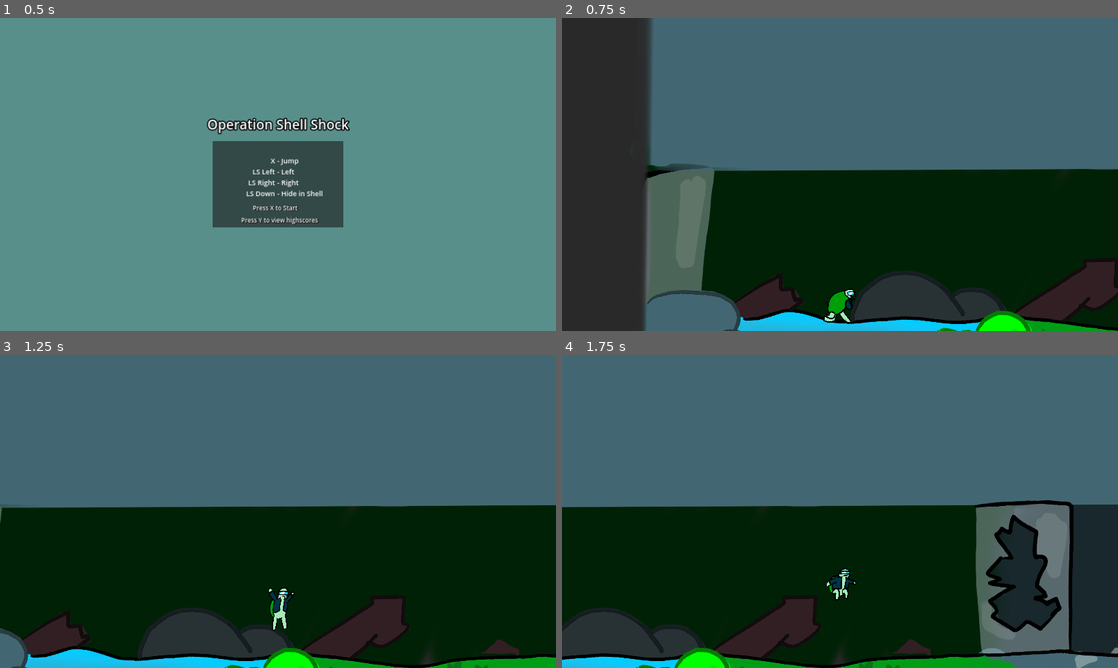
Above: before the commit, frames 1-4 (two rows, left to right).
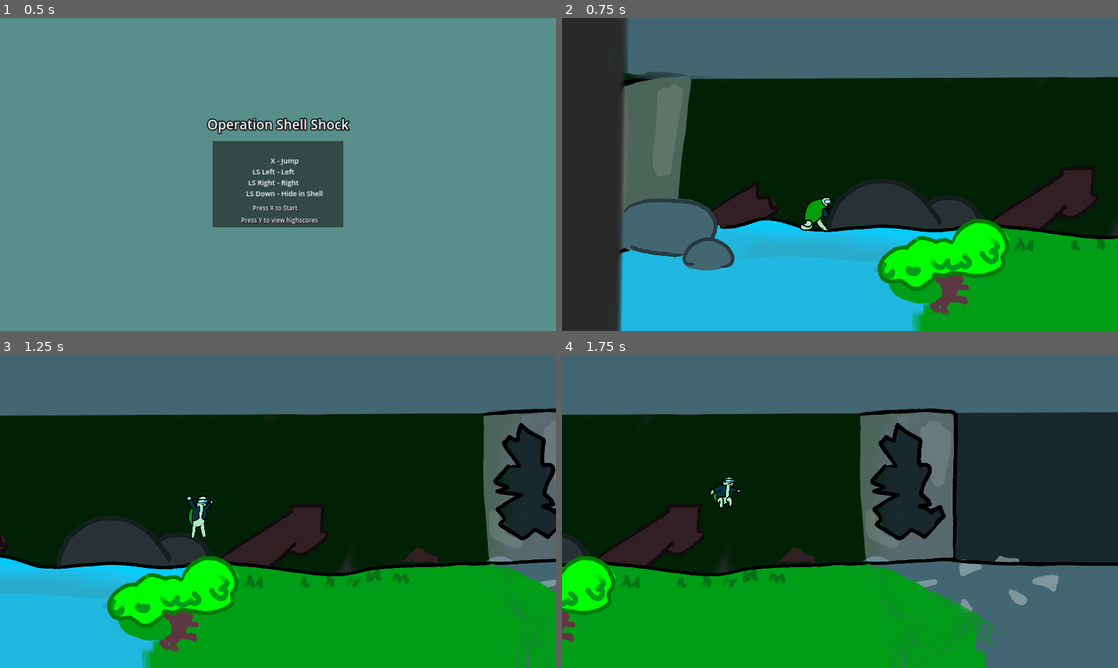
Above: after the commit, the same moments.

Repository: isterkvarn/operation_shell_shock
Game: Godot game, scene res://menus/main_menu/main_menu.tscn
Two runs of this game, one before a commit and one after it. Both use one fixed random seed, a clock stepped at 60 frames per second and the inputs below.
Inputs:
- Up to frame 1 (0.5 s): no input
- Up to frame 2 (0.75 s): tap X (start) at 0.5 s; hold D (ss_right) from 0.53 s (still down); tap Y (highscores) at 0.6 s
- Up to frame 3 (1.25 s): keep holding D (ss_right); tap W (ss_jump) at 0.77 s
- Up to frame 4 (1.75 s): keep holding D (ss_right); tap X (start) at 1.35 s; tap W (ss_jump) at 1.52 s

Frame 1 is identical in both runs. In frame 2, 64% of the frame differs, in the area x 10-100%, y 0-100%; in frame 3, 68%, in the area x 0-100%, y 16-100%; in frame 4, 67%.

Commit message:
feat: add dynamic camera x-offset

Diff:
--- a/levels/demo_level.tscn
+++ b/levels/demo_level.tscn
@@ -59,6 +59,7 @@
 out_of_shell_speed = 1300.0
 
 [node name="Camera" parent="Player" instance=ExtResource("2_5fijp")]
+position = Vector2(-4505, 396)
 
 [node name="TileMap" parent="." instance=ExtResource("2_0e213")]
 visible = false
--- a/player/camera/camera.gd
+++ b/player/camera/camera.gd
@@ -1,7 +1,16 @@
 extends Camera2D
+
+var _offset_sensitivity: int = 500
+var _x_offset: float = 0.0
+var _max_x_offset: float = 500
+var _min_x_offset: float = -200
+
 
 @onready var player = $".."
 
 
 func _physics_process(delta):
-	position.x = player.global_position.x
+	_x_offset += Input.get_axis("ss_left", "ss_right") * delta * _offset_sensitivity
+	_x_offset = clamp(_x_offset, _min_x_offset, _max_x_offset)
+
+	position.x = player.global_position.x + _x_offset
